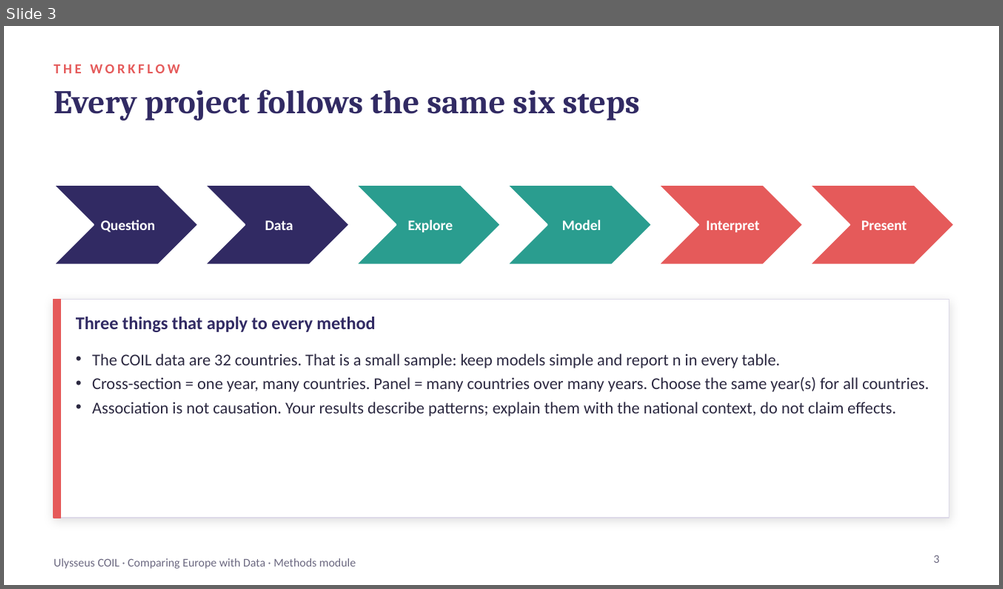
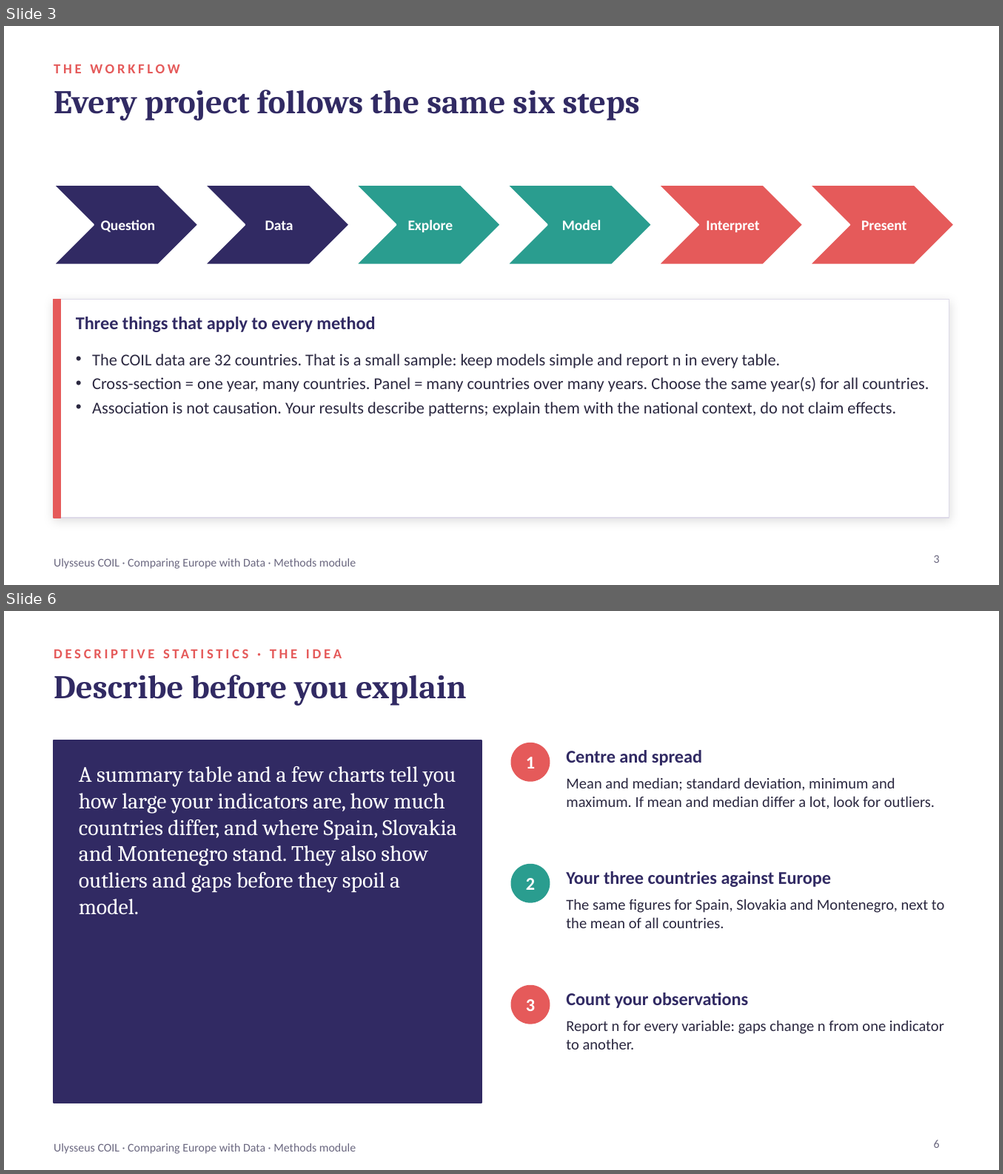
Before and after one commit to coil-europe/coil-europe.github.io, a slide deck: docs/slides/COIL_methods_module.pptx. Shown one above the other, each under a label of ours: slide 3 before the commit, slides 3 and 6 after it; the slides between them are not shown. The pictures are 1003x589 and 1003x1174 pixels, drawn with LibreOffice and Linux fonts; fonts in the diff are those of the drawing. Boxes give left, top, right and bottom in pixels: in the first picture for what was removed or moved away, otherwise in the second. Text is boxed around its words. In the diff, an @@ line names an element or a change of style, - is before the commit and + after.

```diff
--- a/docs/slides/COIL_methods_module.pptx
+++ b/docs/slides/COIL_methods_module.pptx
@@ slide 6 added at (x1=4, y1=611, x2=999, y2=1170), background #FFFFFF @@
@@ text added at (x1=54, y1=641, x2=949, y2=666), 10 pt, text #E55A5A, bold @@
+DESCRIPTIVE STATISTICS · THE IDEA
@@ text added at (x1=54, y1=675, x2=466, y2=706), 24 pt, text #312A63, bold @@
+Describe before you explain
@@ rectangle added at (x1=54, y1=741, x2=481, y2=1103), fill #312A63, outline #312A63 1 pt @@
@@ ellipse added at (x1=511, y1=743, x2=549, y2=781), fill #E55A5A, outline #E55A5A 1 pt @@
@@ text added at (x1=526, y1=757, x2=535, y2=769), 13 pt, text #FFFFFF, bold @@
+1
@@ text added at (x1=566, y1=750, x2=702, y2=766), 13 pt, text #312A63, bold @@
+Centre and spread
@@ text added at (x1=79, y1=766, x2=457, y2=914), 16 pt, text #FFFFFF @@
+A summary table and a few charts tell you how large your indicators are, how much countries differ, and where Spain, Slovakia and Montenegro stand. They also show outliers and gaps before they spoil a model.
@@ text added at (x1=566, y1=777, x2=934, y2=809), 11 pt, text #2B2840 @@
+Mean and median; standard deviation, minimum and maximum. If mean and median differ a lot, look for outliers.
@@ ellipse added at (x1=511, y1=865, x2=549, y2=903), fill #2A9D8F, outline #2A9D8F 1 pt @@
@@ text added at (x1=566, y1=871, x2=831, y2=887), 13 pt, text #312A63, bold @@
+Your three countries against Europe
@@ text added at (x1=526, y1=878, x2=535, y2=890), 13 pt, text #FFFFFF, bold @@
+2
@@ text added at (x1=566, y1=899, x2=945, y2=928), 11 pt, text #2B2840 @@
+The same figures for Spain, Slovakia and Montenegro, next to the mean of all countries.
@@ ellipse added at (x1=511, y1=986, x2=549, y2=1024), fill #E55A5A, outline #E55A5A 1 pt @@
@@ text added at (x1=526, y1=999, x2=535, y2=1011), 13 pt, text #FFFFFF, bold @@
+3
@@ text added at (x1=566, y1=993, x2=748, y2=1008), 13 pt, text #312A63, bold @@
+Count your observations
@@ text added at (x1=566, y1=1020, x2=944, y2=1050), 11 pt, text #2B2840 @@
+Report n for every variable: gaps change n from one indicator to another.
@@ page number added at (x1=933, y1=1140, x2=939, y2=1148), 8.5 pt, text #6B6880 @@
+6
@@ text added at (x1=54, y1=1144, x2=356, y2=1154), 8.5 pt, text #6B6880 @@
+Ulysseus COIL · Comparing Europe with Data · Methods module
```
Also in this commit, not shown: 2 slides changed, 4 other slides added, 6 other files.
